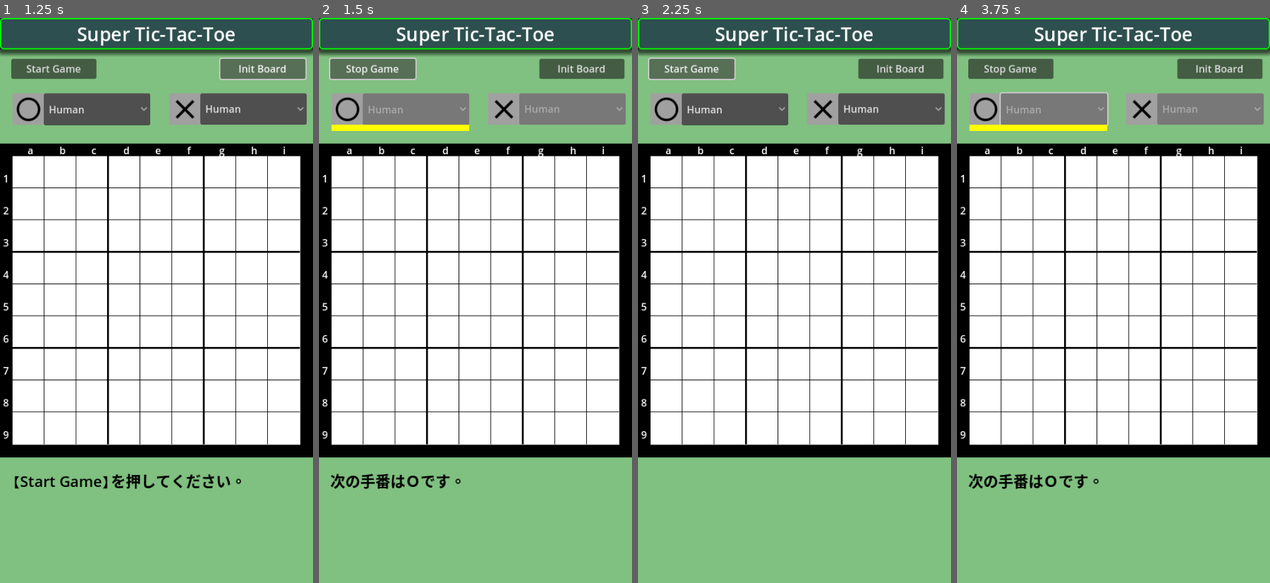
Above: before the commit, frames 1-4 (left to right).
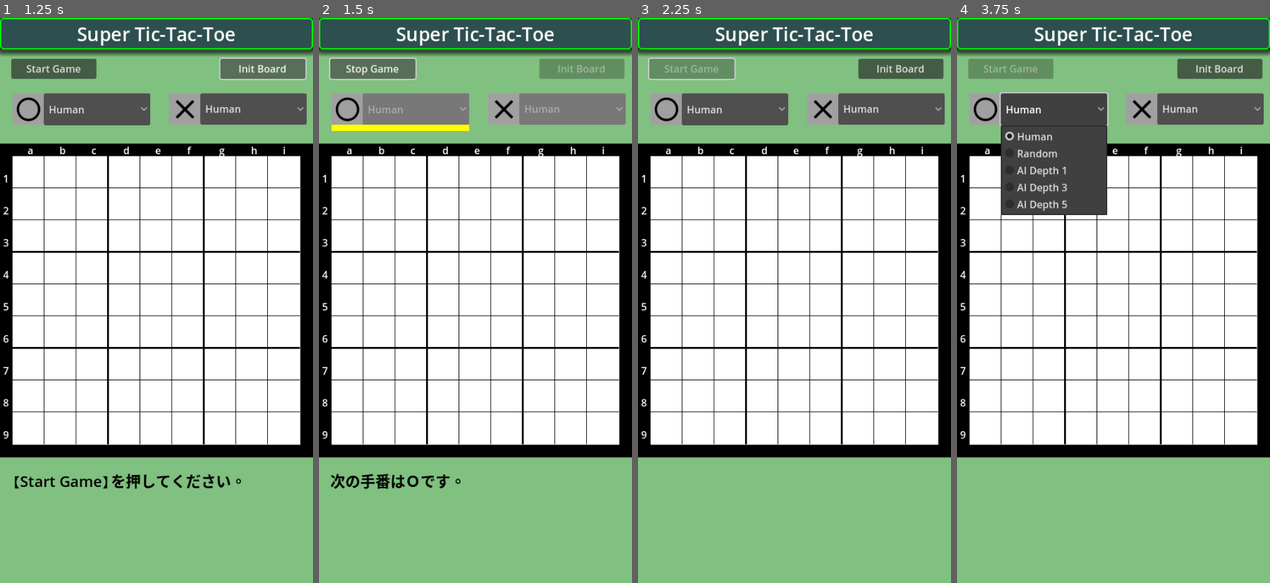
Above: after the commit, the same moments.

Repository: vivisuke/SuperTicTacToe4
Game: Godot game, scene res://main_scene.tscn
Same seed, same stepped clock (60 frames per second), same inputs: the game is played once before the commit and once after it.
Inputs (mouse positions are in pixels of both pictures, inside the frame that each line leads up to):
- Up to frame 1 (1.25 s): click "Init Board" at 0.5 s
- Up to frame 2 (1.5 s): click "Start Game" at 1.25 s
- Up to frame 3 (2.25 s): click "Stop Game" at 2 s
- Up to frame 4 (3.75 s): click (1010, 68) at 2.75 s, where only the run before the commit has a clickable "Start Game"; click (1054, 108) at 3.5 s, where only the run after the commit has a clickable "Human"

Frame 1 is identical in both runs. In frame 2, 0.9% of the frame differs, in the area x 70-98%, y 7-11%; in frame 3, 0.9%; in frame 4, 11%, in the area x 3-98%, y 7-84%.

Commit message:
0045 ◎ C 03/09 03/09 0.001│ToDo│ゲーム中は【Init Board】ボタンディセーブル 0046 ◎ C 03/09 03/09 0.001│ToDo│終局時：【Start/Stop】ボタンディセーブル

Diff:
--- a/SuperTicTacToe/scripts/MainScene.gd
+++ b/SuperTicTacToe/scripts/MainScene.gd
@@ -370,10 +370,12 @@
 	g_bd.init()
 	update_board_tilemaps()		# g_bd の状態から TileMap たちを設定
 	$MessLabel.text = "【Start Game】を押してください。"
-func do_game_over():
+func on_game_over():
 	game_started = false
 	$WhitePlayer/OptionButton.disabled = false
 	$BlackPlayer/OptionButton.disabled = false
+	$InitButton.disabled = false
+	$StartStopButton.disabled = true
 	$StartStopButton.text = "Start Game"
 	update_board_tilemaps()
 func update_next_underline():
@@ -474,6 +476,8 @@
 		put_and_post_proc(pos[0], pos[1])
 		waiting = WAIT
 		AI_thinking = false
+		if g_bd.is_game_over():
+			on_game_over()
 	pass
 
 func _input(event):
@@ -508,6 +512,7 @@
 func _on_init_button_pressed():
 	$WhitePlayer/OptionButton.disabled = false
 	$BlackPlayer/OptionButton.disabled = false
+	$StartStopButton.disabled = false
 	init_board()
 	pass # Replace with function body.
 
@@ -516,12 +521,13 @@
 	if game_started:
 		$WhitePlayer/OptionButton.disabled = true
 		$BlackPlayer/OptionButton.disabled = true
+		$InitButton.disabled = true
 		init_board()
 		$StartStopButton.text = "Stop Game"
 		$MessLabel.text = "次の手番はＯです。"
 	else:
 		$MessLabel.text = ""
-		do_game_over()
+		on_game_over()	#??? Undone: ゲーム中断処理
 	update_next_underline()
 	pass # Replace with function body.
 
Not shown, changed: SuperTicTacToe4.spr
